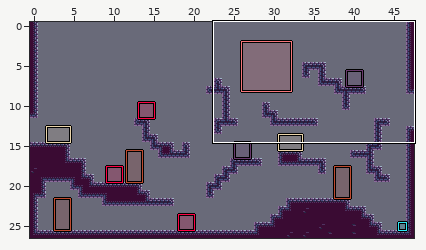
LDtk project, stored at docs/map/map-normal.ldtk. Above: a wide view before the commit, with the close-up outlined.
Close-up. Before the edit:
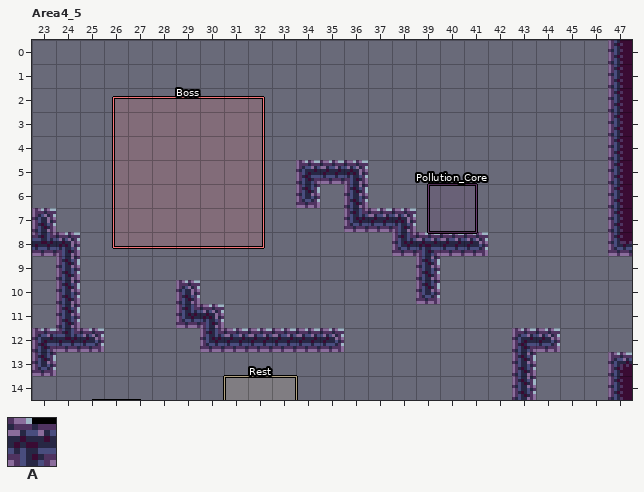
Cells are 8x8 px. Shown: Area4_5 x 23..47, y 0..14. The commit also changed other parts of the map, which this record leaves out.
Key: from "Collisions": A 1 "ground".
_ is an empty cell.
Objects are placed by their top-left corner, in cells (3,4 is the top-left corner of cell 3,4); size is 1x1 cell unless given.
Layers that did not change in this view are not listed.
Layer "Collisions" before, first column x 23:
 0 ________________________A
 1 ________________________A
 2 ________________________A
 3 ________________________A
 4 ________________________A
 5 ___________AAA__________A
 6 ___________A_A__________A
 7 A____________AAA________A
 8 AA_____________AAAA_____A
 9 _A______________A________
10 _A____A_________A________
11 _A____AA_________________
12 AAA____AAAAAA_______AA___
13 A___________________A___A
14 ____________________A___A
Objects on layer "Entities" before:
"Boss" rectangle at 26.4,2.4 size 6.2x6.2
"Pollution_Core" rectangle at 39.5,6 size 2x2
"Rest" rectangle at 31,14 size 3x2
Now the later version:
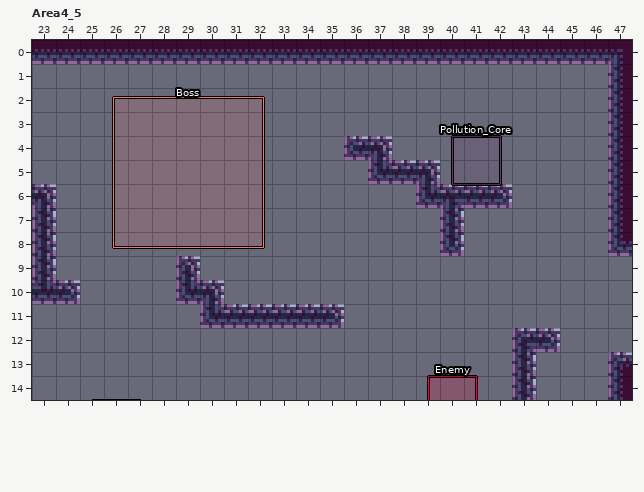
Message: 1.adjust easy and normal map 2.adjust force of buoyancy by waterdensity 3.add display enemy health with transparency
The edit:
Layer "Collisions":
y 0: x 23..46 ________________________ -> AAAAAAAAAAAAAAAAAAAAAAAA
y 4: x 36..37 __ -> AA
y 5: x 34..39 AAA___ -> ___AAA
y 6: x 23 _ -> A; x 34 A -> _; x 36 A -> _; x 39..42 ____ -> AAAA
y 7: x 36..38 AAA -> ___; x 40 _ -> A
y 8: x 24 A -> _; x 38..39 AA -> __; x 41 A -> _
y 9: x 23..24 _A -> A_; x 29 _ -> A; x 39 A -> _
y 10: x 23 _ -> A; x 30 _ -> A; x 39 A -> _
y 11: x 24 A -> _; x 29 A -> _; x 31..35 _____ -> AAAAA
y 12: x 23..25 AAA -> ___; x 30..35 AAAAAA -> ______
y 13: x 23 A -> _
Layer "Entities":
changed: "Pollution_Core" rectangle at 39.5,6 size 2x2 -> "Pollution_Core" rectangle at 40.5,4 size 2x2
added: "Enemy" rectangle at 39.5,14 size 2x2
removed: "Rest" rectangle at 31,14 size 3x2
